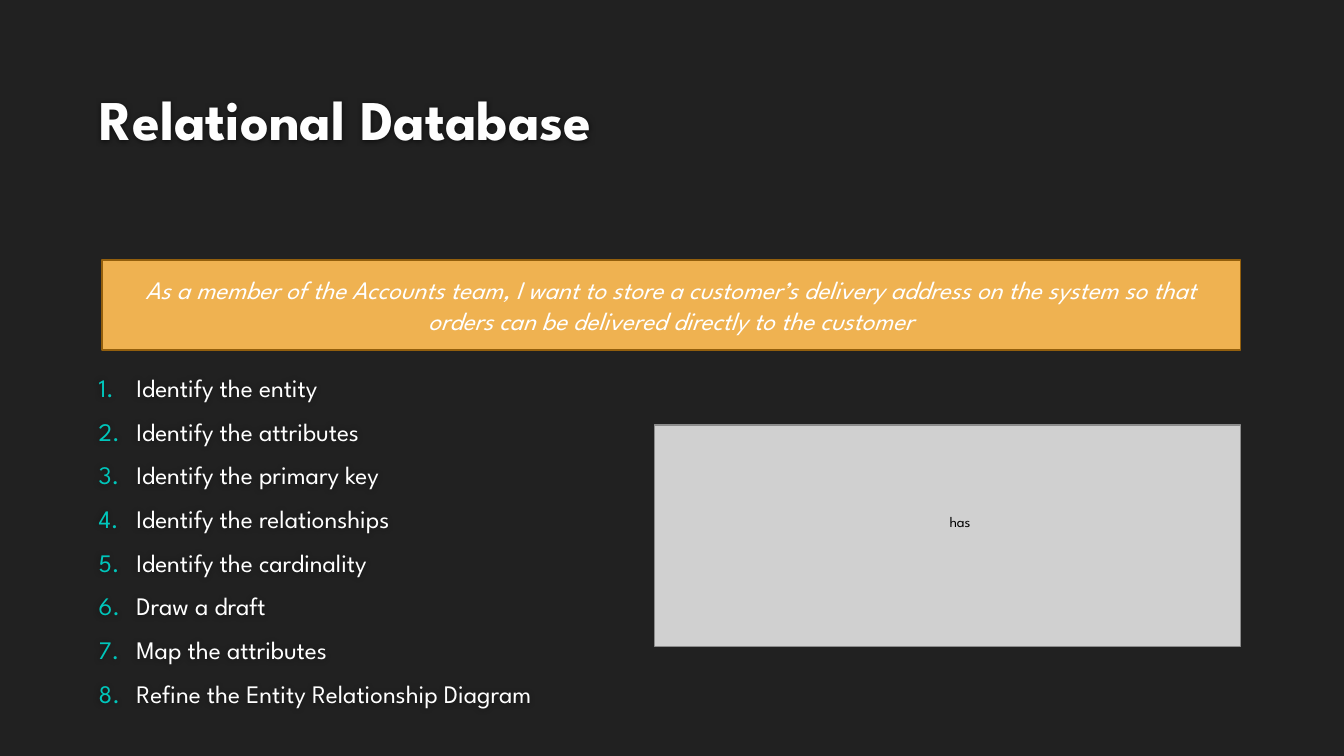
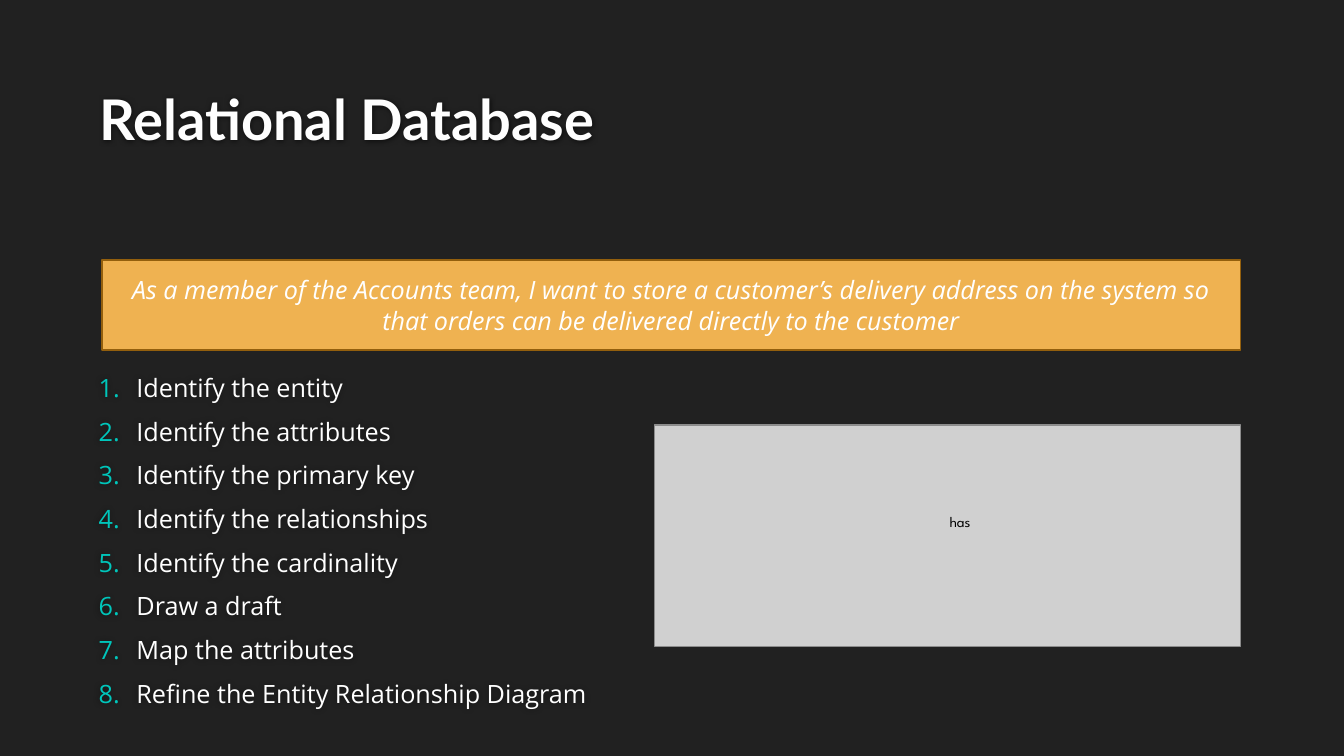
Before and after one commit to Rhiannax3/Sapphire, a slide deck: slide 7 of Databases.pptx. Drawn at 1344x756 pixels with LibreOffice and Linux fonts; fonts in the diff are those of the drawing; grey boxes stand for pictures; background and template pictures are left out. Boxes give left, top, right and bottom in pixels: in the first picture for what was removed or moved away, otherwise in the second. Text is boxed around its words. In the diff, an @@ line names an element or a change of style, - is before the commit and + after.

Commit message:
Finished Databases

```diff
--- a/Databases.pptx
+++ b/Databases.pptx
@@ title "Relational Database" at <box>99,98,595,141</box>: font League Spartan to Lato @@
@@ rectangle "As a member of the ..." at <box>102,260,1241,350</box>: font League Spartan to Open Sans @@
@@ text "Identify the entity" at <box>136,377,587,709</box>: font League Spartan to Open Sans @@
```
Also in this commit, not shown: 14 other slides changed.
